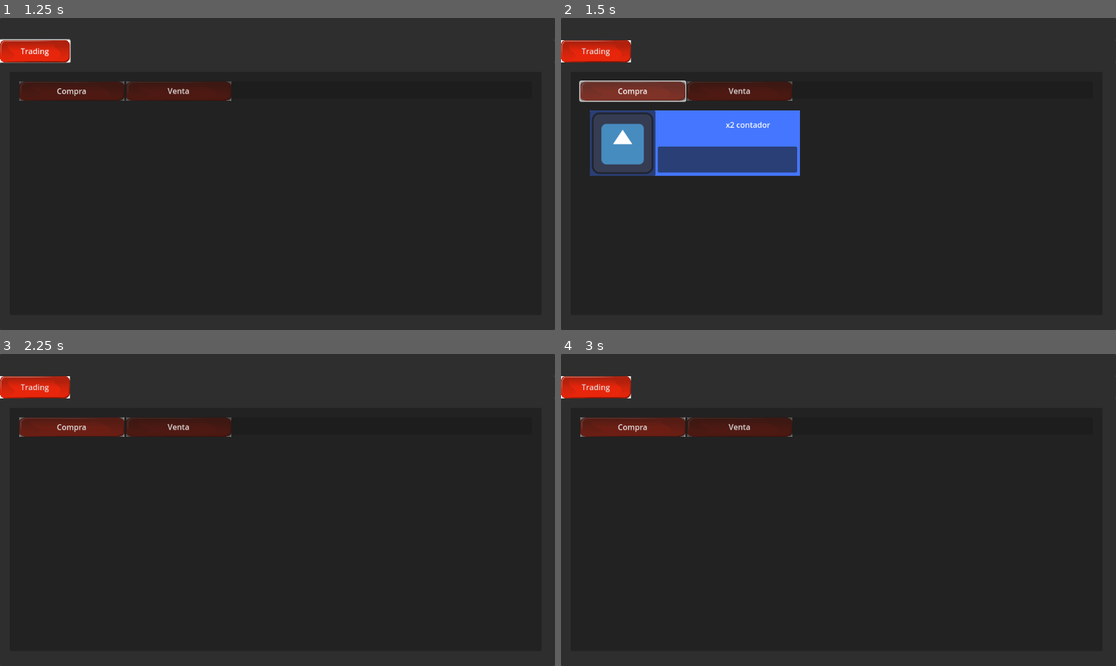
Above: before the commit, frames 1-4 (two rows, left to right).
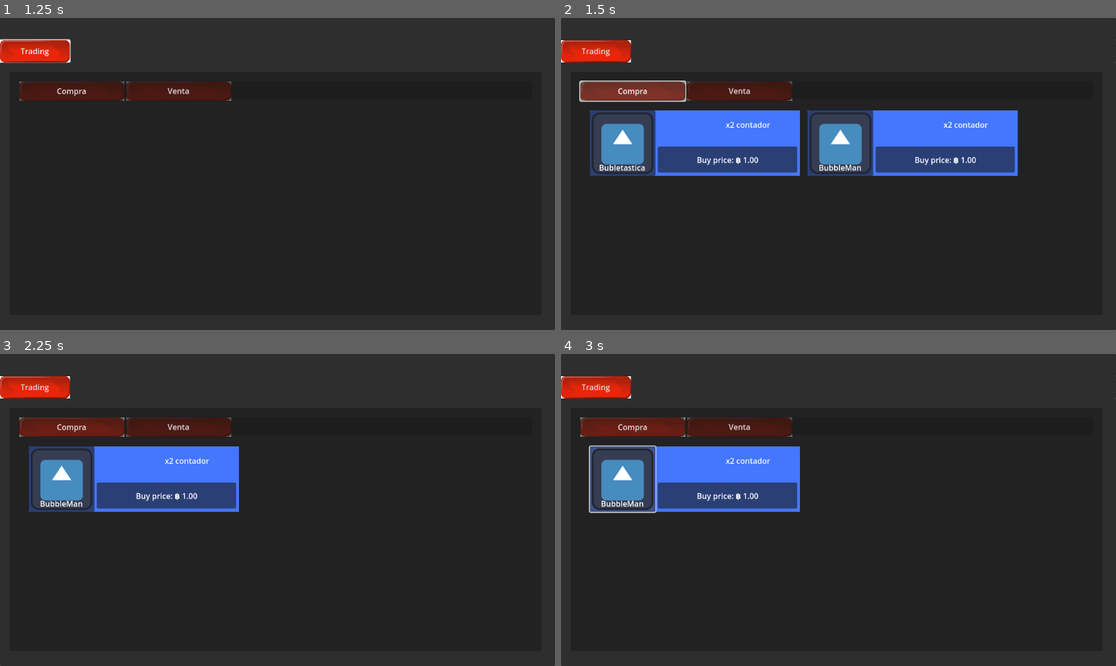
Above: after the commit, the same moments.

Repository: Chofitet/BubbleCoin
Game: Godot game, scene res://Scenes/Web_Window/web_window.tscn
Two runs of this game, one before a commit and one after it. Both use one fixed random seed, a clock stepped at 60 frames per second and the inputs below. This scene is started directly instead of the project's main scene. The engine's default icon, where the game draws it, is replaced by a stand-in: a white triangle on a blue panel in a dark square.
Inputs (mouse positions are in pixels of both pictures, inside the frame that each line leads up to):
- Up to frame 1 (1.25 s): click "Trading" at 0.5 s
- Up to frame 2 (1.5 s): click "Compra" at 1.25 s
- Up to frame 3 (2.25 s): click "Buy price: ฿ 1.00" at 2 s
- Up to frame 4 (3 s): click (622, 478) at 2.77 s

Frame 1 is identical in both runs. In frame 2, 8.0% of the frame differs, in the area x 6-83%, y 29-51%; in frame 3, 7.8%; in frame 4, 7.9%.
Error before the commit: Parse Error: Too few arguments for "new_bubble()" call. Expected at least 2 but received 1. (res://Scenes/Web_Window/Webs/GridBubbleBuySpawner.gd:5)

Commit message:
bubble Market

Diff:
--- /dev/null
+++ b/bubblecoin/Resources/BubblesTypes/Bubbleman.tres
@@ -0,0 +1,12 @@
+[gd_resource type="Resource" script_class="BubbleData" load_steps=2 format=3 uid="uid://dsgdg2w8ox2sj"]
+
+[ext_resource type="Script" path="res://Scenes/Bubble/BubbleData.gd" id="1_kax5n"]
+
+[resource]
+script = ExtResource("1_kax5n")
+bubble_name = "BubbleMan"
+init_sell_price = 1.0
+init_buy_price = 1.0
+modifier_description = "x2 contador"
+multiplier = 2.0
+addition = 0.0
--- a/bubblecoin/Scenes/Bubble/bubble.gd
+++ b/bubblecoin/Scenes/Bubble/bubble.gd
@@ -33,6 +33,7 @@
 
 func buy() -> void:
 	PlayerVariables.AddBubble(bubble_data)
+	MarketVariables.Remove_Bubble(bubble_data)
 	queue_free()
 
 func sell() -> void:
--- a/bubblecoin/Scenes/Bubble/bubble.tscn
+++ b/bubblecoin/Scenes/Bubble/bubble.tscn
@@ -72,7 +72,6 @@
 grow_vertical = 0
 
 [node name="BuyPrice" type="Label" parent="BuyBtn"]
-visible = false
 layout_mode = 1
 anchors_preset = 8
 anchor_left = 0.5
--- /dev/null
+++ b/bubblecoin/Scenes/Web_Window/MarketManager.gd
@@ -0,0 +1,6 @@
+extends Node
+
+@export var BubblesDay1 : Array[BubbleData]  = []
+
+func _ready() -> void:
+	MarketVariables.Set_Bubbles_Of_Day(BubblesDay1)
--- a/bubblecoin/Scenes/Web_Window/Webs/Buy_web.tscn
+++ b/bubblecoin/Scenes/Web_Window/Webs/Buy_web.tscn
@@ -1,7 +1,6 @@
-[gd_scene load_steps=3 format=3 uid="uid://bih2hluw54uxj"]
+[gd_scene load_steps=2 format=3 uid="uid://bih2hluw54uxj"]
 
 [ext_resource type="Script" path="res://Scenes/Web_Window/Webs/GridBubbleBuySpawner.gd" id="1_m3hxi"]
-[ext_resource type="PackedScene" uid="uid://cdnr74tow1gdm" path="res://Scenes/Bubble/bubble.tscn" id="2_a4cuw"]
 
 [node name="Buy_Web" type="Control"]
 layout_mode = 3
@@ -26,6 +25,3 @@
 theme_override_constants/v_separation = 16
 columns = 2
 script = ExtResource("1_m3hxi")
-
-[node name="Bubble" parent="MarginContainer/GridBubbles" instance=ExtResource("2_a4cuw")]
-layout_mode = 2
--- a/bubblecoin/Scenes/Web_Window/Webs/GridBubbleBuySpawner.gd
+++ b/bubblecoin/Scenes/Web_Window/Webs/GridBubbleBuySpawner.gd
@@ -2,5 +2,5 @@
 
 func _init() -> void:
 	for bubble_data in MarketVariables.Get_Bubbles_Of_Day():
-		var instance = Bubble.new_bubble(bubble_data)
+		var instance = Bubble.new_bubble(bubble_data,false)
 		add_child(instance)
--- a/bubblecoin/Scenes/Web_Window/web_window.tscn
+++ b/bubblecoin/Scenes/Web_Window/web_window.tscn
@@ -1,10 +1,14 @@
-[gd_scene load_steps=6 format=3 uid="uid://65w1bax7wqlj"]
+[gd_scene load_steps=10 format=3 uid="uid://65w1bax7wqlj"]
 
 [ext_resource type="Texture2D" uid="uid://be37561hvnr5h" path="res://Scenes/Web_Window/tab.jpg" id="1_ag27l"]
 [ext_resource type="Script" path="res://Scenes/Web_Window/Tab_Group_Controller.gd" id="1_ms467"]
 [ext_resource type="Script" path="res://Scenes/Web_Window/TabController.gd" id="2_v1c5a"]
 [ext_resource type="Script" path="res://Scenes/Web_Window/WebSpawner.gd" id="4_cnpws"]
 [ext_resource type="PackedScene" uid="uid://enowhwvjxhkg" path="res://Scenes/Web_Window/Webs/trade_web.tscn" id="5_dalg5"]
+[ext_resource type="Script" path="res://Scenes/Web_Window/MarketManager.gd" id="6_8bldg"]
+[ext_resource type="Script" path="res://Scenes/Bubble/BubbleData.gd" id="7_66img"]
+[ext_resource type="Resource" uid="uid://cq5nr75gusck6" path="res://Resources/BubblesTypes/Bubbletastica.tres" id="8_ucrfs"]
+[ext_resource type="Resource" uid="uid://dsgdg2w8ox2sj" path="res://Resources/BubblesTypes/Bubbleman.tres" id="9_2lqsx"]
 
 [node name="Web_Window" type="Control"]
 layout_mode = 3
@@ -127,4 +131,8 @@
 script = ExtResource("4_cnpws")
 metadata/_edit_use_anchors_ = true
 
+[node name="MarketManager" type="Node" parent="."]
+script = ExtResource("6_8bldg")
+BubblesDay1 = Array[ExtResource("7_66img")]([ExtResource("8_ucrfs"), ExtResource("9_2lqsx")])
+
 [connection signal="OpenTab" from="Tab_Bar/Tab_Controller" to="Web_Conteiner" method="SetWebWindow"]
--- a/bubblecoin/_Scripts/MarketVariables.gd
+++ b/bubblecoin/_Scripts/MarketVariables.gd
@@ -7,3 +7,8 @@
 
 func Get_Bubbles_Of_Day() -> Array[BubbleData]:
 	return BubbleInMarket
+
+func Remove_Bubble(bubbleToRemove):
+	for b in BubbleInMarket:
+		if b == bubbleToRemove:
+			BubbleInMarket.erase(bubbleToRemove)
